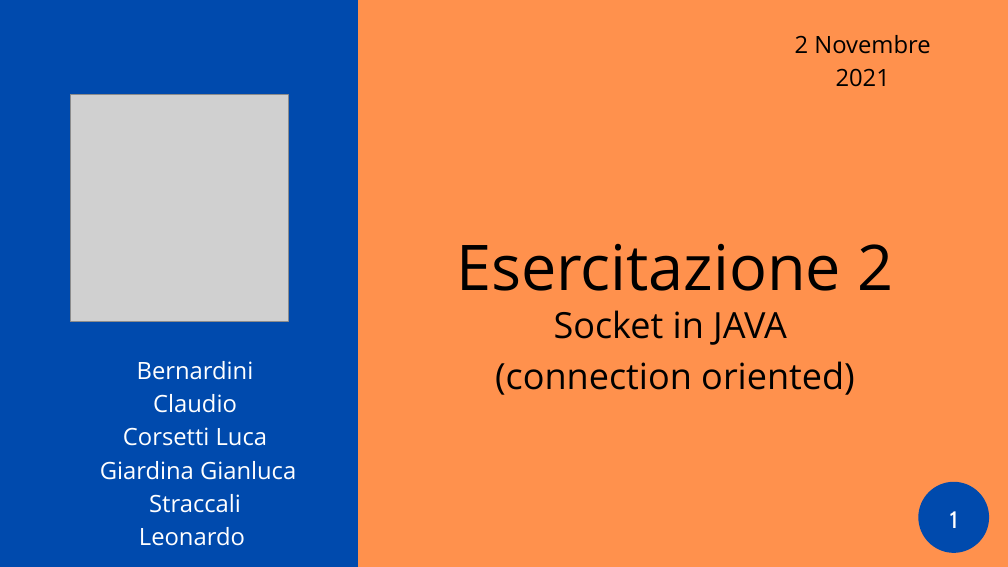
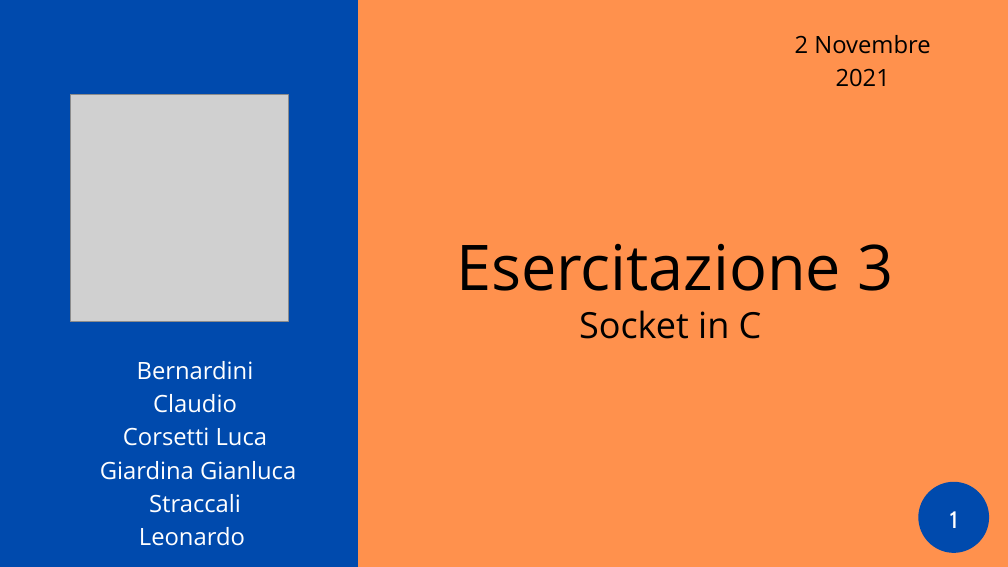
Before and after one commit to ilcors-dev/gruppo-reti, a slide deck: slide 1 of esercitazione_3/documents/Esercitazione 3.pptx. Drawn at 1008x567 pixels with LibreOffice and Linux fonts; fonts in the diff are those of the drawing; grey boxes stand for pictures. Boxes give left, top, right and bottom in pixels: in the first picture for what was removed or moved away, otherwise in the second. Text is boxed around its words. In the diff, an @@ line names an element or a change of style, - is before the commit and + after.

```diff
--- a/esercitazione_3/documents/Esercitazione 3.pptx
+++ b/esercitazione_3/documents/Esercitazione 3.pptx
@@ text at (x1=456, y1=244, x2=894, y2=291): text changed @@
-Esercitazione 2
+Esercitazione 3
@@ text at (x1=579, y1=310, x2=762, y2=339): text changed @@
-Socket in JAVA
-(connection oriented)
+Socket in C
```
Also in this commit, not shown: 6 other slides changed, 1 slide removed, 12 other files.
